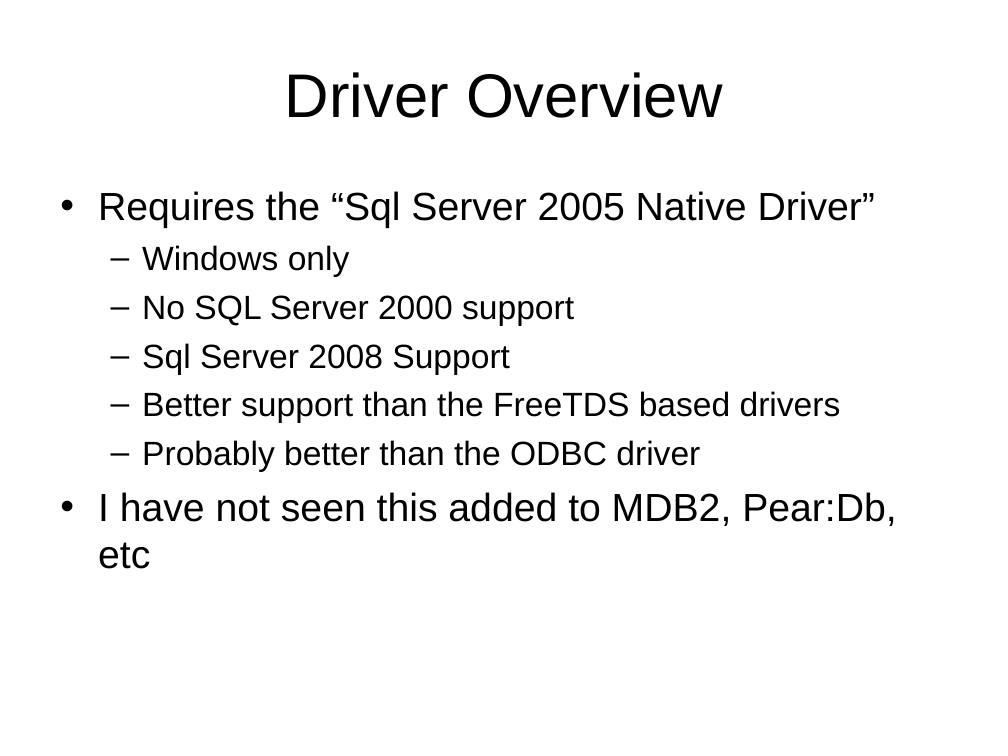
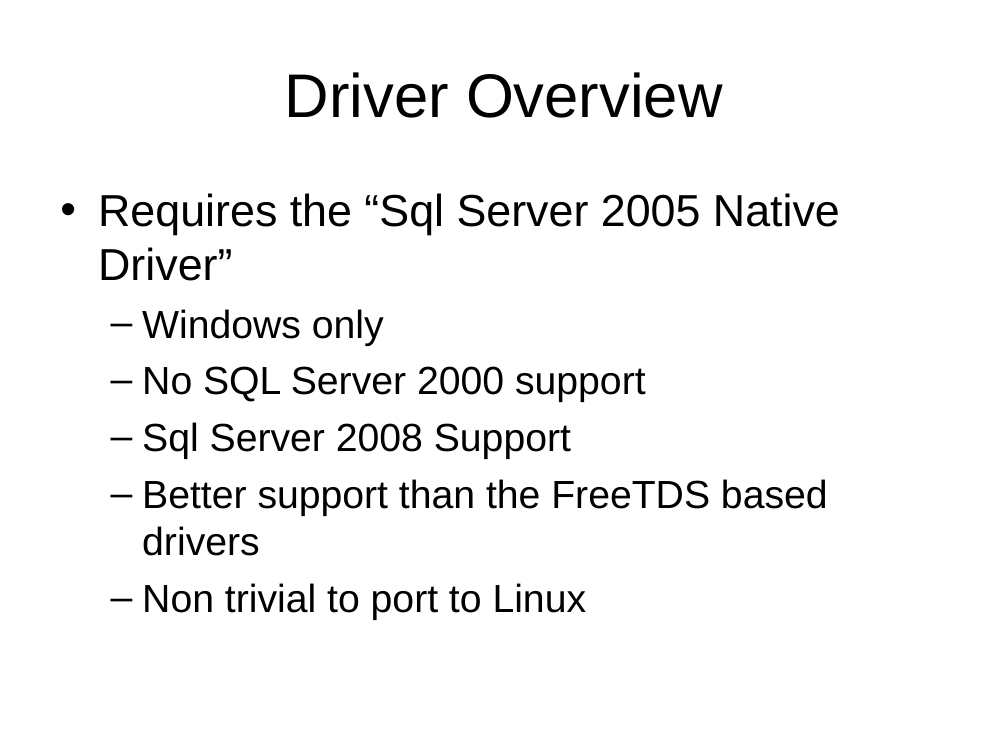
Before and after one commit to LIPHP/Employee-Contact-List, a slide deck: slide 10 of Docs/Using Microsoft SQL Server with PHP.ppt. Drawn at 1008x756 pixels with LibreOffice and Linux fonts; fonts in the diff are those of the drawing. Boxes give left, top, right and bottom in pixels: in the first picture for what was removed or moved away, otherwise in the second. Text is boxed around its words. In the diff, an @@ line names an element or a change of style, - is before the commit and + after.

```diff
--- a/Docs/Using Microsoft SQL Server with PHP.ppt
+++ b/Docs/Using Microsoft SQL Server with PHP.ppt
@@ text at (98,193,840,556): size 28 to 32 pt in "Requires the “Sql Server 2005 Native Driver”"; size 24 to 28 pt in "Windows only", "No SQL Server 2000 support", "Sql Server 2008 Support", "Better support than the FreeTDS based drivers"; more space between paragraphs @@
@@ text at (142,583,587,620): text changed @@
-  – Probably better than the ODBC driver
-• I have not seen this added to MDB2, Pear:Db, etc
+  – Non trivial to port to Linux
```
Also in this commit, not shown: 9 other slides changed, 5 slides added, 2 slides removed, 6 other files.
